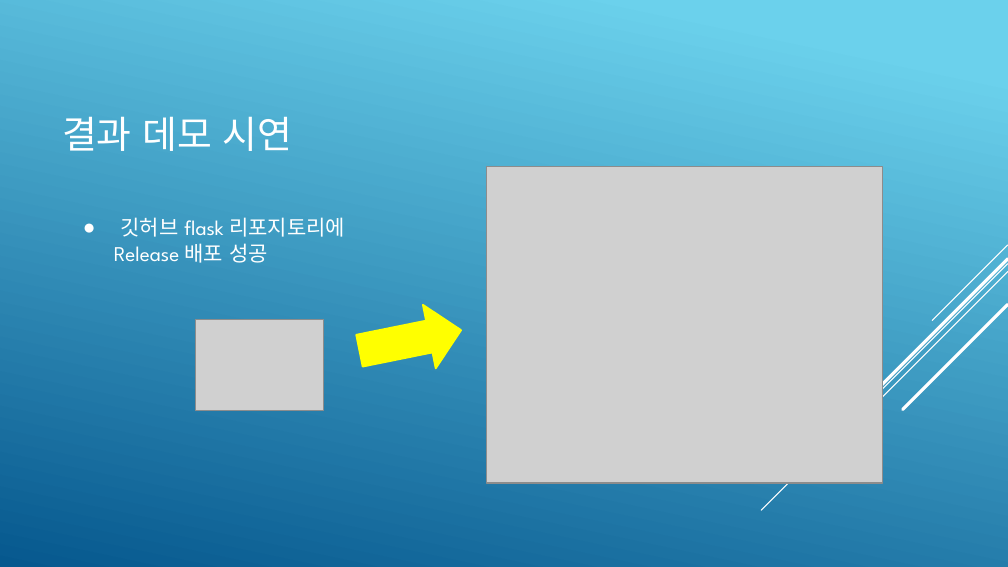
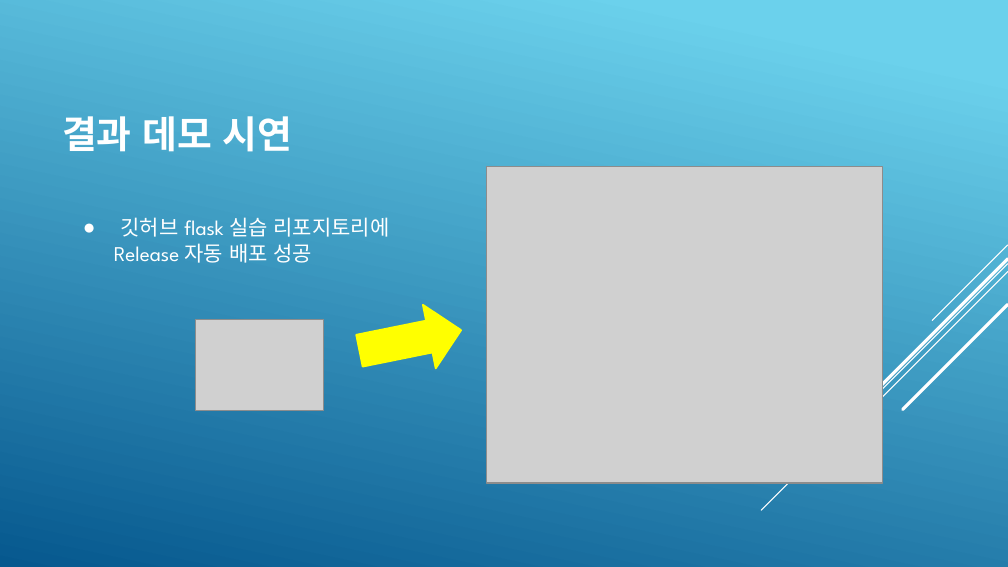
Before and after one commit to KimJeongHoon190/First_Project, a slide deck: slide 12 of 제출자료/최종 발표 프레젠테이션(김정훈).pptx. Drawn at 1008x567 pixels with LibreOffice and Linux fonts; fonts in the diff are those of the drawing; grey boxes stand for pictures. Boxes give left, top, right and bottom in pixels: in the first picture for what was removed or moved away, otherwise in the second. Text is boxed around its words. In the diff, an @@ line names an element or a change of style, - is before the commit and + after.

```diff
--- a/제출자료/최종 발표 프레젠테이션(김정훈).pptx
+++ b/제출자료/최종 발표 프레젠테이션(김정훈).pptx
@@ title "결과 데모 시연" at bbox=[62, 116, 292, 152]: bold on @@
@@ text at bbox=[114, 217, 390, 263]: text changed @@
-● 깃허브 flask 리포지토리에
-Release 배포 성공
+● 깃허브 flask 실습 리포지토리에
+Release 자동 배포 성공
```
Also in this commit, not shown: 14 other slides changed, 1 slide added, 1 slide removed.
